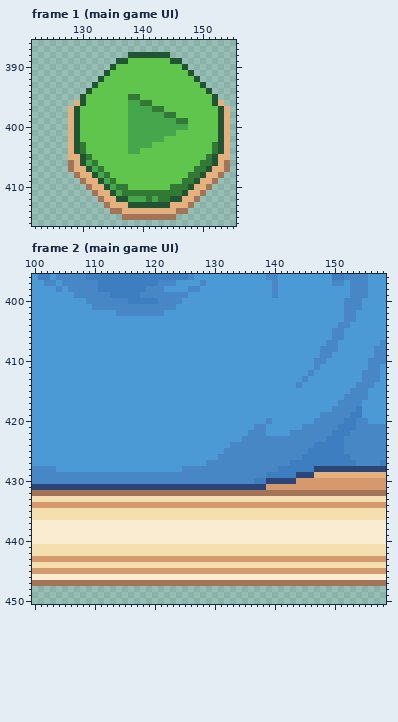
Pixel-art file -- Assets/Textures/UI/UI Atlas.aseprite. The picture above was drawn from the file before the commit.
500x494 pixels, 5 frames. Pixels under 10% opacity are left out. Shown: frame 1 (main game UI): x 122..155, y 386..416; frame 2 (main game UI): x 100..158, y 396..450. The commit also changed other frames or places, which this record leaves out.
The result:
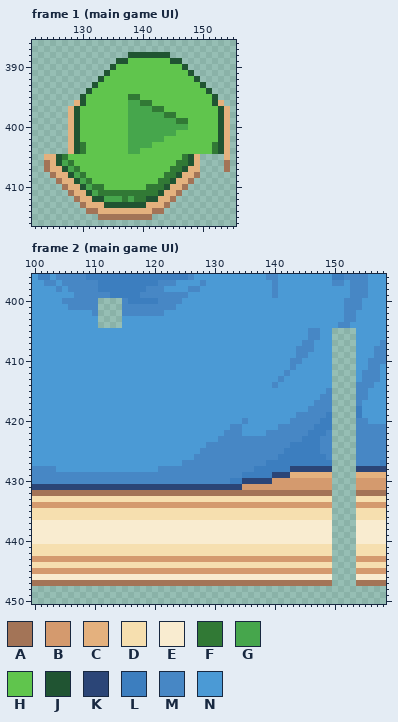
Palette (. is transparent): A #a37457  B #d49a6e  C #e4b17e  D #f6dfaf  E #f9ecd0  F #317935  G #46a64c  H #60c54d  J #205432  K #2b4577  L #3c7ebf  M #4787c5  N #4b9ad5
Edits made:
Frame 1 (main game UI), layer "Layer 1":
y 405: x 124..131 ....CCJF -> CCJFHHHH; x 147..153 HHHHFJC -> FJC....
y 406: x 124..132 ....ACJGF -> ACJGFHHHH; x 146..153 HHHHFFJC -> FFJC....
y 407: x 124..133 ....ACCJGF -> ACCJGFHHHH; x 145..153 HHHHFFJCC -> FFJCC....
y 408: x 125..134 ....ACCJGF -> ACCJGFHHHH; x 144..153 HHHHFFJCCA -> FFJCCA....
y 409: x 126..135 ....ACCJGF -> ACCJGFHHHH; x 143..152 HHHHFFJCCA -> FFJCCA....
y 410: x 127..137 ....ACCJGFF -> ACCJGFFHHHH; x 141..151 HHHHFFFJCCA -> FFFJCCA....
y 411: x 128..136 ....ACCJG -> ACCJGFFFF; x 143..150 FFFFJCCA -> JCCA....
y 412: x 129..137 ....ACCJJ -> ACCJJGGGF; x 139..149 GGFGFFJJCCA -> FFJJCCA....
y 413: x 130..137 ....ACCC -> ACCCJJJJ; x 141..148 JJJJCCCA -> CCCA....
y 414: x 131..136 ....AA -> AACCCC; x 142..147 CCCCAA -> AA....
y 415: x 133..136 .... -> AAAA; x 142..145 AAAA -> ....
Frame 2 (main game UI), layer "Layer 1":
y 400: x 105..108 NNNN -> MMMM; x 111..114 MMMM -> ....
y 401: x 106..109 NNNN -> MMMM; x 111..114 MMMM -> ....
y 402: x 110..114 NNNNM -> M....
y 403..404: x 111..114 NNNN -> ....
y 405..406: x 146..147 NN -> MM; x 150..153 MMNN -> ....
y 407: x 145..146 NN -> MM; x 149..153 MMNNN -> N....
y 408: x 144..146 NNN -> MMM; x 148..153 MMMNNN -> NN....
y 409: x 144..145 NN -> MM; x 148..153 MMNNNN -> NN....
y 410: x 143..144 NN -> MM; x 147..148 MM -> NN; x 150..153 NNNN -> ....
y 411: x 143 N -> M; x 147 M -> N; x 150..153 NNNN -> ....
y 412: x 142 N -> M; x 146 M -> N; x 150..153 NNNN -> ....
y 413: x 141 N -> M; x 145 M -> N; x 150..153 NNNN -> ....
y 414: x 140 N -> M; x 144 M -> N; x 150..153 NNNN -> ....
y 415: x 149..153 NNNNM -> M....
y 416: x 148..153 NNNNMM -> MM....
y 417: x 147..153 NNNNMMM -> MMM....
y 418: x 146..153 NNNNMMMM -> MMMM....
y 419: x 144..147 NNNN -> MMMM; x 149..153 MMMML -> L....
y 420: x 135 N -> M; x 139 M -> N; x 143..146 NNNN -> MMMM; x 148..153 MMMMLL -> LL....
y 421: x 133..134 NN -> MM; x 137..138 MM -> NN; x 141..144 NNNN -> MMMM; x 147..153 MMMMLLL -> LLL....
y 422: x 132..134 NNN -> MMM; x 136..142 MMMNNNN -> NNNMMMM; x 146..148 MMM -> LLL; x 150..153 LLLM -> ....
y 423: x 131..134 NNNN -> MMMM; x 145..147 MMM -> LLL; x 149..153 LLLMM -> M....
y 424: x 129..132 NNNN -> MMMM; x 143..146 MMMM -> LLLL; x 148..153 LLLLMM -> MM....
y 425: x 128..131 NNNN -> MMMM; x 142..145 MMMM -> LLLL; x 148..153 LLLLMM -> MM....
y 426: x 127..130 NNNN -> MMMM; x 141..144 MMMM -> LLLL; x 149..153 LLLLM -> M....
y 427: x 125..128 NNNN -> MMMM; x 139..142 MMMM -> LLLL; x 150..153 LLLL -> ....
y 428: x 121..124 NNNN -> MMMM; x 137..140 MMMM -> LLLL; x 143..146 LLLL -> KKKK; x 150..153 KKKK -> ....
y 429: x 135..138 MMMM -> LLLL; x 140..146 LLLLKKK -> KKKCCCC; x 150..153 CCCC -> ....
y 430: x 133..138 MMMMLL -> LLKKKK; x 140..143 KKKK -> BBBB; x 150..153 BBBB -> ....
y 431: x 135..138 KKKK -> BBBB; x 150..153 BBBB -> ....
y 432: x 150..153 AAAA -> ....
y 433: x 150..153 DDDD -> ....
y 434: x 150..153 BBBB -> ....
y 435..436: x 150..153 DDDD -> ....
y 437..440: x 150..153 EEEE -> ....
y 441..442: x 150..153 DDDD -> ....
y 443: x 150..153 BBBB -> ....
y 444: x 150..153 DDDD -> ....
y 445: x 150..153 BBBB -> ....
y 446: x 150..153 EEEE -> ....
y 447: x 150..153 AAAA -> ....
Pixel boxes of the changes (left, top, right, bottom) in both pictures:
changed: (44, 154, 224, 220)
changed: (62, 298, 122, 328)
changed: (158, 328, 356, 586)
